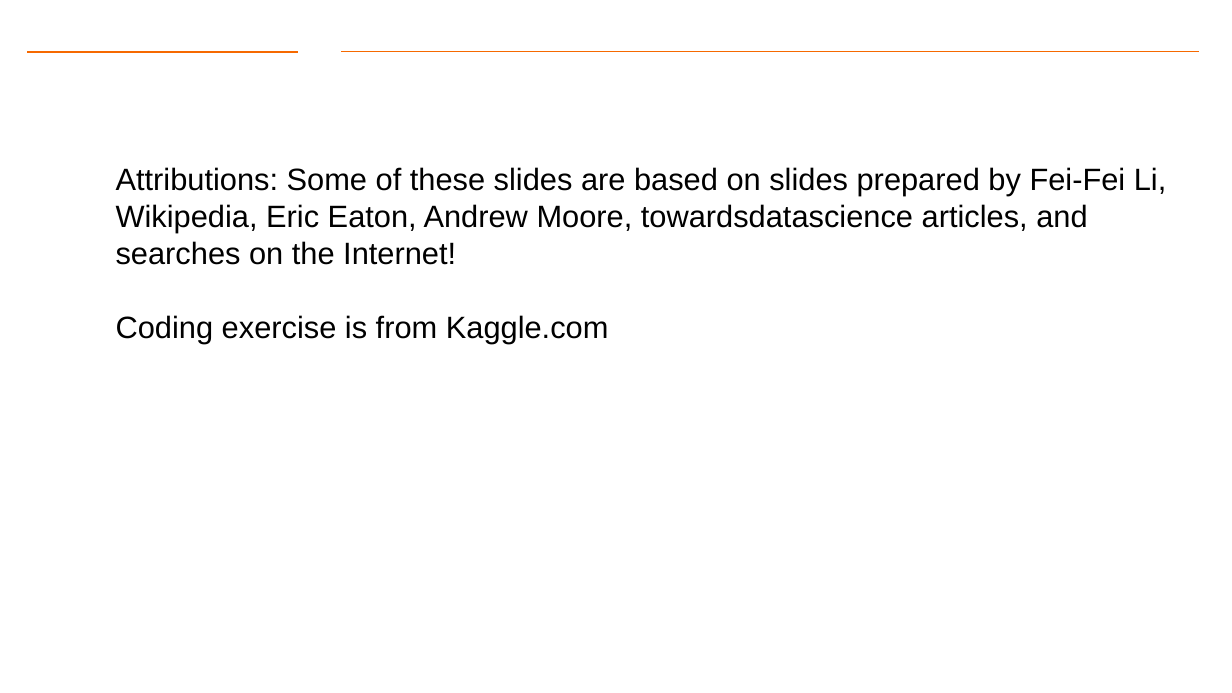
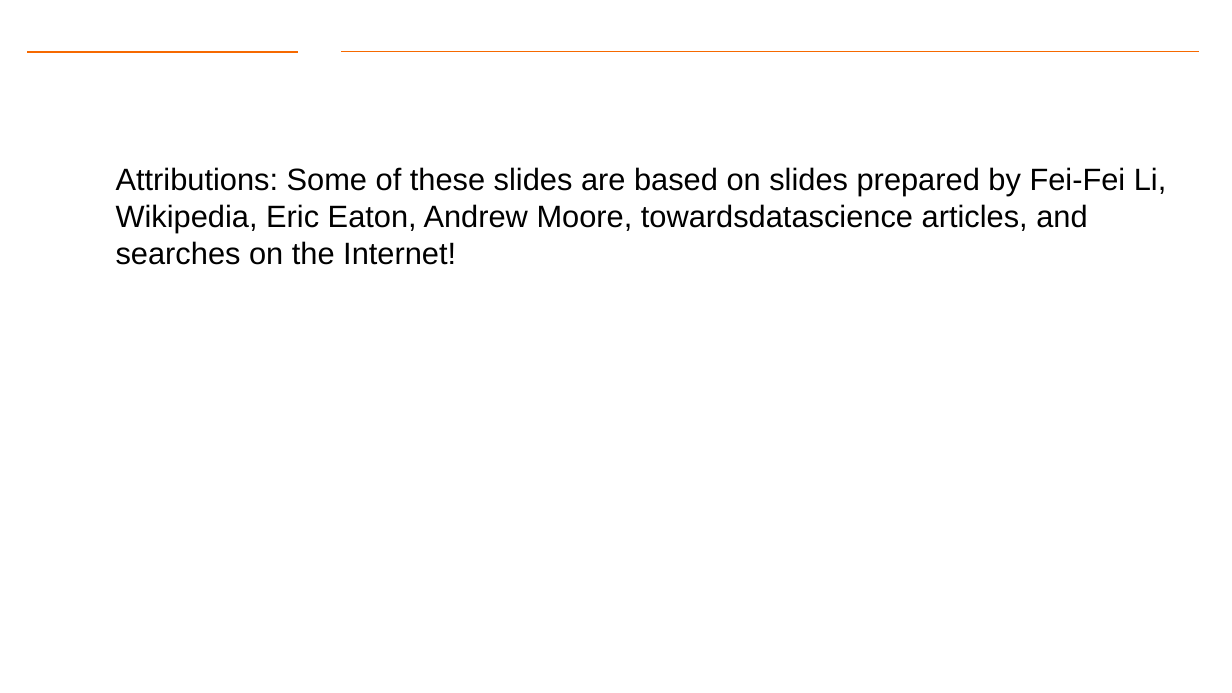
Before and after one commit to gk5951/RIT-DSCI-633-FDS, a slide deck: slide 45 of Syllabus/Lecture08/Lec08.pptx. Drawn at 1232x693 pixels with LibreOffice and Linux fonts; fonts in the diff are those of the drawing; background and template pictures are left out. Boxes give left, top, right and bottom in pixels: in the first picture for what was removed or moved away, otherwise in the second. Text is boxed around its words. In the diff, an @@ line names an element or a change of style, - is before the commit and + after.

```diff
--- a/Syllabus/Lecture08/Lec08.pptx
+++ b/Syllabus/Lecture08/Lec08.pptx
@@ text at [116, 315, 609, 344]: paragraph removed @@
-  Coding exercise is from Kaggle.com
```
Also in this commit, not shown: 1 other slide changed, 1 slide removed.
